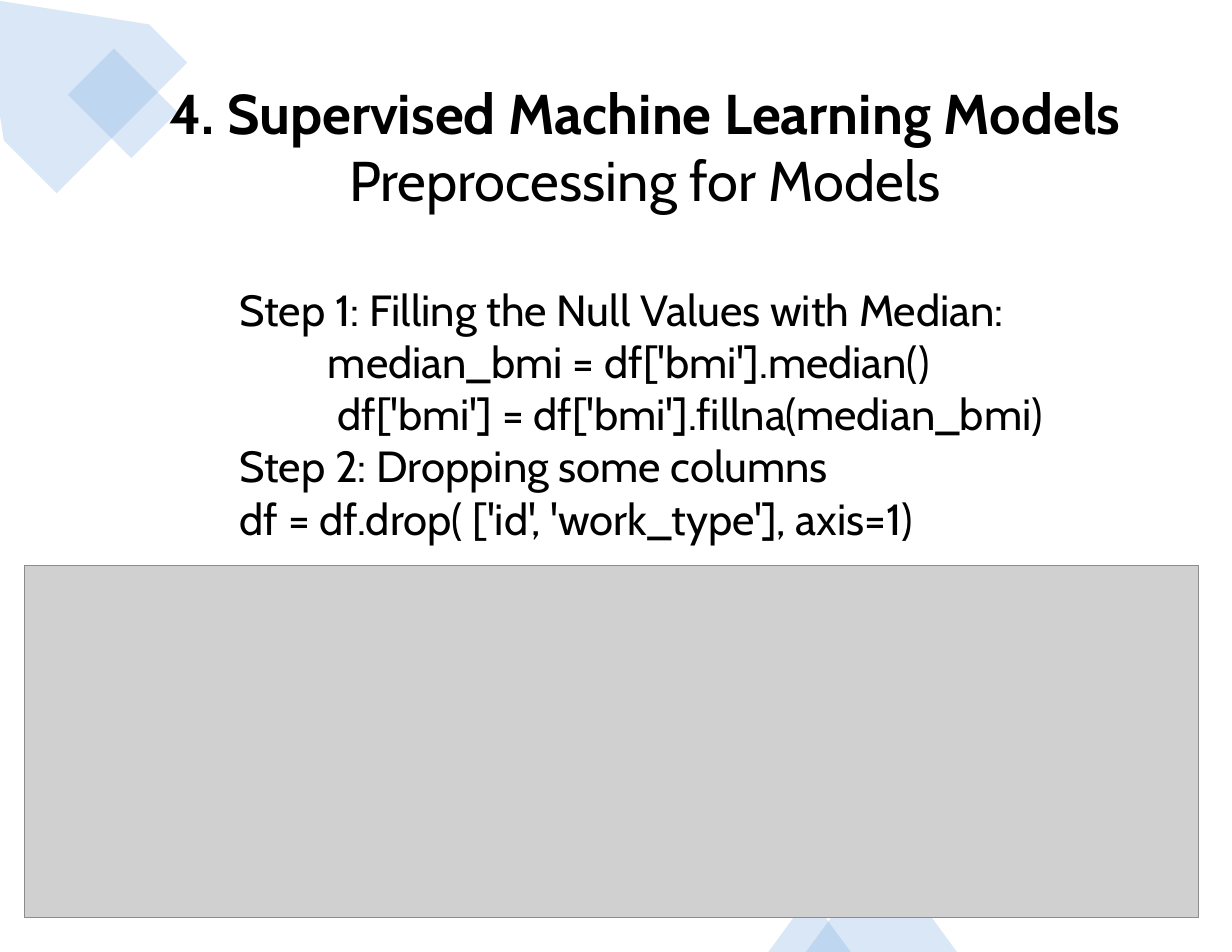
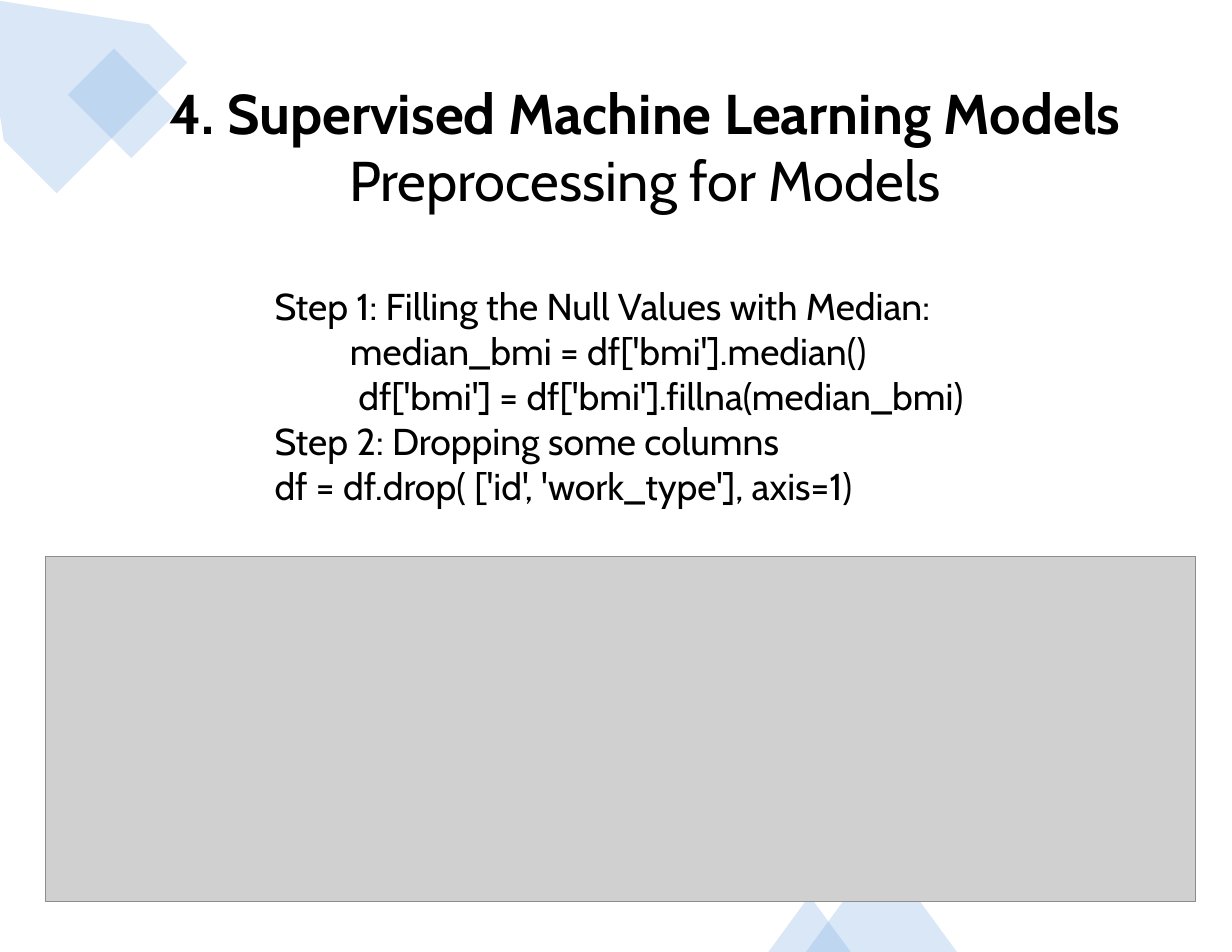
Before and after one commit to jojoalva/Stroke-Project-4, a slide deck: slide 10 of Presentation/Project4_presentation_draft.pptx. Drawn at 1232x952 pixels with LibreOffice and Linux fonts; fonts in the diff are those of the drawing; grey boxes stand for pictures. Boxes give left, top, right and bottom in pixels: in the first picture for what was removed or moved away, otherwise in the second. Text is boxed around its words. In the diff, an @@ line names an element or a change of style, - is before the commit and + after.

```diff
--- a/Presentation/Project4_presentation_draft.pptx
+++ b/Presentation/Project4_presentation_draft.pptx
@@ text "Step 1: Filling the Null ...": place and size @@
-text "Step 1: Filling the Null ..." at box(240, 293, 1043, 545)
+text "Step 1: Filling the Null ..." at box(275, 292, 964, 508)
@@ text "Step 1: Filling the Null ..." at box(275, 292, 964, 508): size 28 to 24 pt @@
@@ picture: place and size @@
-picture at box(25, 566, 1198, 917)
+picture at box(46, 557, 1196, 902)
```
Also in this commit, not shown: 4 other slides changed, 2 slides added, 3 slides removed, 4 other files.
